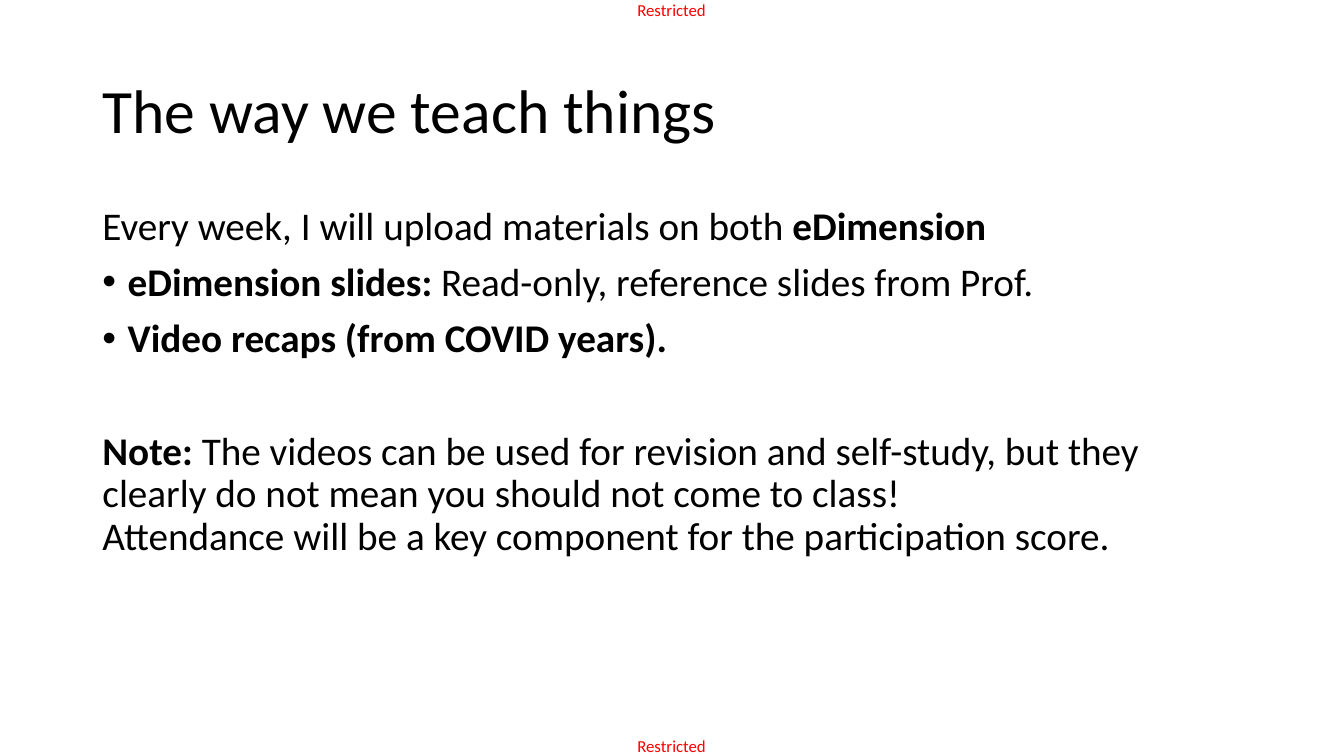
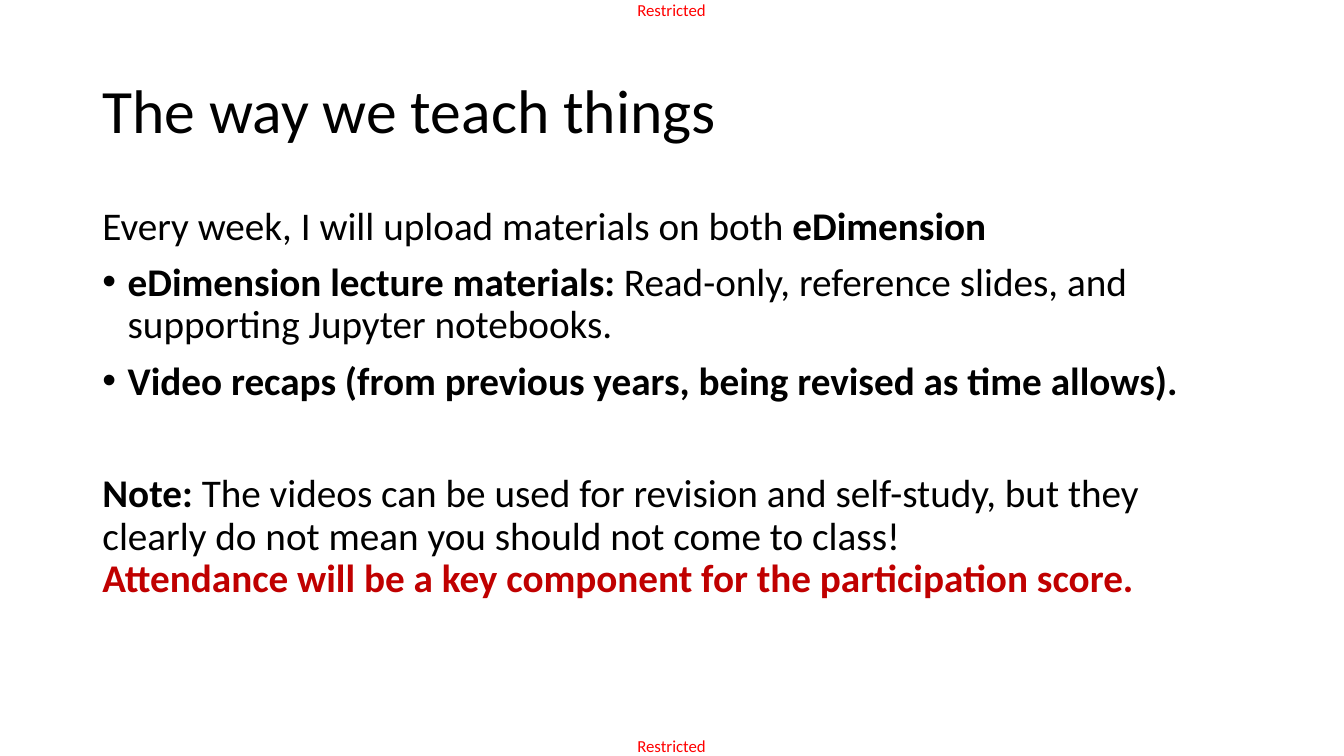
Before and after one commit to matthieudemari/SUTD_DL_50_039, a slide deck: slide 10 of W1/1. W1S1 final/W1S1.pptx. Drawn at 1344x756 pixels with LibreOffice and Linux fonts; fonts in the diff are those of the drawing. Boxes give left, top, right and bottom in pixels: in the first picture for what was removed or moved away, otherwise in the second. Text is boxed around its words. In the diff, an @@ line names an element or a change of style, - is before the commit and + after.

```diff
--- a/W1/1. W1S1 final/W1S1.pptx
+++ b/W1/1. W1S1 final/W1S1.pptx
@@ text at bbox=[128, 268, 1178, 402]: text changed @@
-• eDimension slides: Read-only, reference slides from Prof.
-• Video recaps (from COVID years).
+• eDimension lecture materials: Read-only, reference slides, and supporting Jupyter notebooks.
+• Video recaps (from previous years, being revised as time allows).
@@ text at bbox=[102, 479, 1139, 598]: text colour #000000 to #C00000, bold on in "Attendance will be a key component for ..." @@
```
Also in this commit, not shown: 22 other slides changed, 7 other files.
